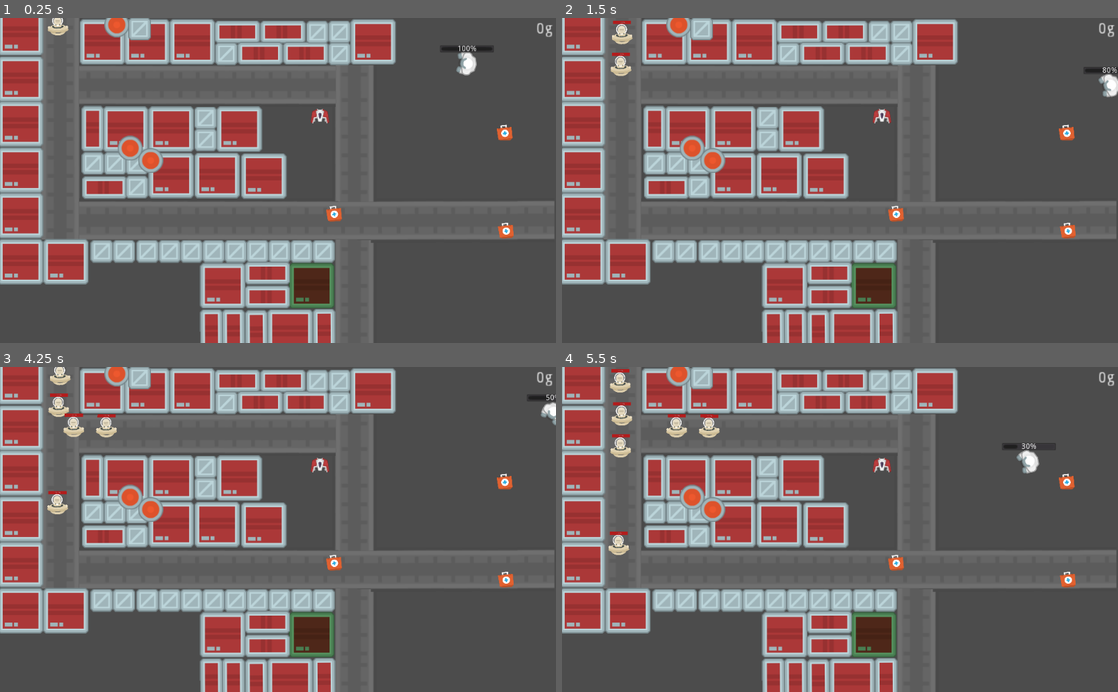
Above: before the commit, frames 1-4 (two rows, left to right).
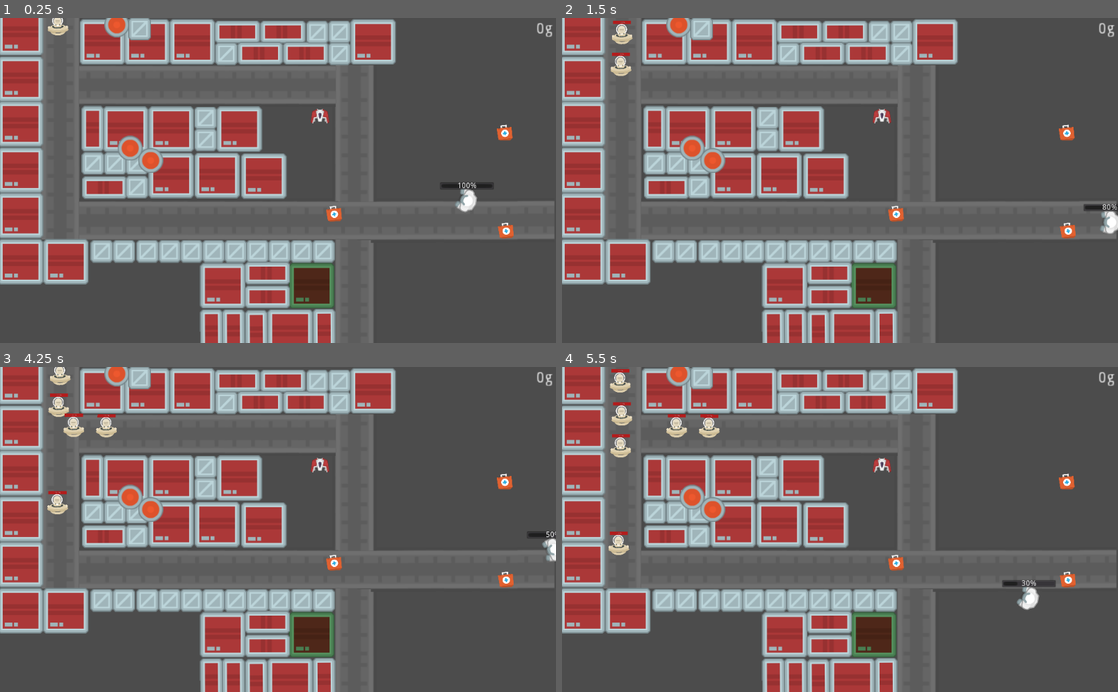
Above: after the commit, the same moments.

Repository: mreil617/OpenGameJam
Game: Godot game, scene res://enemy_mover.tscn
The game is run twice, just before and just after one commit, with the same random seed, the same clock (stepped at 60 frames per second) and the same inputs.
Inputs (mouse positions are in pixels of both pictures, inside the frame that each line leads up to):
- Up to frame 1 (0.25 s): no input
- Up to frame 2 (1.5 s): move the mouse to (884, 115) at 0.52 s; hold D (right) 0.53-1.28 s; click (884, 115) at 0.6 s; move the mouse to (728, 196) at 1.27 s; hold S (backward) from 1.28 s (still down); click (728, 196) at 1.35 s
- Up to frame 3 (4.25 s): move the mouse to (333, 458) at 2.02 s; release S (backward) at 2.03 s; hold D (right) 2.03-2.78 s; click (333, 458) at 2.1 s; move the mouse to (250, 594) at 2.77 s; hold W (forward) 2.78-3.53 s; click (250, 594) at 2.85 s; move the mouse to (444, 578) at 3.52 s; hold A (left) from 3.53 s (still down); click (444, 578) at 3.6 s
- Up to frame 4 (5.5 s): move the mouse to (673, 480) at 4.27 s; click (673, 480) at 4.35 s; move the mouse to (867, 529) at 5.02 s; release A (left) at 5.03 s; hold S (backward) from 5.03 s (still down); click (867, 529) at 5.1 s

The runs differ from the first frame. In frame 1, 0.7% of the frame differs, in the area x 79-89%, y 8-60%; in frame 2, 0.6%; in frame 3, 0.4%; in frame 4, 0.7%.

Commit message:
Gui elements added to temp2. Texture is a button so it should be clickable. Need to change how we make the levels. The blue rect is what people see. Probably need to fix the gold script. TODO: some type of build mode script that allows placing of turrets in range

Diff:
--- a/Scripts/PSpawn.gd
+++ b/Scripts/PSpawn.gd
@@ -9,7 +9,7 @@
 func _ready():
 	playerInst = preload("res://Player.tscn")
 	var player = playerInst.instance()
-	player.get_child(0).set_position(Vector2(self.position.x,self.position.y))
+	player.get_child(0).set_position(Vector2(self.position.x,self.position.y*4))
 	self.add_child(player)
 	pass # Replace with function body.
 
--- /dev/null
+++ b/Temp2.tscn
@@ -0,0 +1,607 @@
+[gd_scene load_steps=21 format=2]
+
+[ext_resource path="res://Assets/spaceStation_003.png" type="Texture" id=1]
+[ext_resource path="res://Assets/spaceBuilding_007.png" type="Texture" id=2]
+[ext_resource path="res://Assets/spaceBuilding_002.png" type="Texture" id=3]
+[ext_resource path="res://Assets/spaceBuilding_006.png" type="Texture" id=4]
+[ext_resource path="res://Assets/spaceBuilding_001.png" type="Texture" id=5]
+[ext_resource path="res://Scripts/spawner.gd" type="Script" id=6]
+[ext_resource path="res://Towers.tscn" type="PackedScene" id=7]
+[ext_resource path="res://Scripts/PSpawn.gd" type="Script" id=8]
+[ext_resource path="res://Scripts/PowerUpSpawner.gd" type="Script" id=9]
+[ext_resource path="res://Assets/coin_11.png" type="Texture" id=10]
+[ext_resource path="res://Assets/Comfortaa-Bold.ttf" type="DynamicFontData" id=11]
+[ext_resource path="res://Scripts/gold.gd" type="Script" id=12]
+[ext_resource path="res://Assets/spaceShips_008.png" type="Texture" id=13]
+
+[sub_resource type="VisualShaderNodeColorConstant" id=1]
+constant = Color( 0.211285, 0.133209, 0.757813, 1 )
+
+[sub_resource type="VisualShader" id=2]
+code = "shader_type spatial;
+
+
+
+void vertex() {
+// Output:0
+
+}
+
+void fragment() {
+// Color:2
+	vec3 n_out2p0;
+	float n_out2p1;
+	n_out2p0 = vec3(0.211285,0.133209,0.757813);
+	n_out2p1 = 1.000000;
+
+// Output:0
+	ALBEDO = n_out2p0;
+
+}
+
+void light() {
+// Output:0
+
+}
+"
+graph_offset = Vector2( 0, -97 )
+nodes/fragment/0/position = Vector2( 560, 40 )
+nodes/fragment/2/node = SubResource( 1 )
+nodes/fragment/2/position = Vector2( 360, 20 )
+nodes/fragment/connections = PoolIntArray( 2, 0, 0, 0 )
+
+[sub_resource type="ShaderMaterial" id=3]
+render_priority = 10
+shader = SubResource( 2 )
+
+[sub_resource type="Curve2D" id=4]
+_data = {
+"points": PoolVector2Array( 0, 0, 0, 0, 106.081, 9.28479, 0, 0, 0, 0, 108.524, 115.578, 0, 0, 0, 0, 103.637, 359.93, 0, 0, 0, 0, 644.877, 369.704, 0, 0, 0, 0, 1013.85, 367.26 )
+}
+
+[sub_resource type="Curve2D" id=5]
+_data = {
+"points": PoolVector2Array( 0, 0, 0, 0, 110.329, 10.4944, 0, 0, 0, 0, 109.669, 120.086, 0, 0, 0, 0, 648.384, 125.368, 0, 0, 0, 0, 649.044, 370.298, 0, 0, 0, 0, 652.345, 594.763 )
+}
+
+[sub_resource type="DynamicFont" id=6]
+size = 50
+font_data = ExtResource( 11 )
+
+[sub_resource type="DynamicFont" id=7]
+size = 35
+font_data = ExtResource( 11 )
+
+[node name="Root" type="Node2D"]
+position = Vector2( 122.596, 284.208 )
+
+[node name="Map" type="Node" parent="."]
+editor/display_folded = true
+
+[node name="Paths" type="Node" parent="Map"]
+editor/display_folded = true
+
+[node name="Sprite" type="Sprite" parent="Map/Paths"]
+position = Vector2( 110.923, 34.6952 )
+rotation = 1.57219
+scale = Vector2( 1.7173, 2.92146 )
+texture = ExtResource( 1 )
+
+[node name="PathNS2" type="Sprite" parent="Map/Paths"]
+position = Vector2( 110.923, 103.215 )
+rotation = 1.57219
+scale = Vector2( 1.7173, 2.92146 )
+texture = ExtResource( 1 )
+
+[node name="PathNS9" type="Sprite" parent="Map/Paths"]
+position = Vector2( 652.782, 121.53 )
+rotation = 1.57219
+scale = Vector2( 1.7173, 2.92146 )
+texture = ExtResource( 1 )
+
+[node name="PathNS13" type="Sprite" parent="Map/Paths"]
+position = Vector2( 652.782, 333.731 )
+rotation = 1.57219
+scale = Vector2( 1.7173, 2.92146 )
+texture = ExtResource( 1 )
+
+[node name="PathNS3" type="Sprite" parent="Map/Paths"]
+position = Vector2( 110.923, 171.208 )
+rotation = 1.57219
+scale = Vector2( 1.7173, 2.92146 )
+texture = ExtResource( 1 )
+
+[node name="PathNS10" type="Sprite" parent="Map/Paths"]
+position = Vector2( 652.782, 168.58 )
+rotation = 1.57219
+scale = Vector2( 1.7173, 2.92146 )
+texture = ExtResource( 1 )
+
+[node name="PathNS11" type="Sprite" parent="Map/Paths"]
+position = Vector2( 652.782, 380.78 )
+rotation = 1.57219
+scale = Vector2( 1.7173, 2.92146 )
+texture = ExtResource( 1 )
+
+[node name="PathNS4" type="Sprite" parent="Map/Paths"]
+position = Vector2( 110.923, 240.409 )
+rotation = 1.57219
+scale = Vector2( 1.7173, 2.92146 )
+texture = ExtResource( 1 )
+
+[node name="PathNS7" type="Sprite" parent="Map/Paths"]
+position = Vector2( 652.782, 236.248 )
+rotation = 1.57219
+scale = Vector2( 1.7173, 2.92146 )
+texture = ExtResource( 1 )
+
+[node name="PathNS5" type="Sprite" parent="Map/Paths"]
+position = Vector2( 110.923, 308.773 )
+rotation = 1.57219
+scale = Vector2( 1.7173, 2.92146 )
+texture = ExtResource( 1 )
+
+[node name="PathNS6" type="Sprite" parent="Map/Paths"]
+position = Vector2( 110.923, 374.931 )
+rotation = 1.57219
+scale = Vector2( 1.7173, 2.92146 )
+texture = ExtResource( 1 )
+
+[node name="PathEW" type="Sprite" parent="Map/Paths"]
+position = Vector2( 180.161, 373.995 )
+rotation = 3.13789
+scale = Vector2( 1.7173, 2.92146 )
+texture = ExtResource( 1 )
+
+[node name="PathEW2" type="Sprite" parent="Map/Paths"]
+position = Vector2( 246.135, 373.995 )
+rotation = 3.13789
+scale = Vector2( 1.7173, 2.92146 )
+texture = ExtResource( 1 )
+
+[node name="PathNS14" type="Sprite" parent="Map/Paths"]
+position = Vector2( 652.782, 511.786 )
+rotation = 1.57219
+scale = Vector2( 1.7173, 2.92146 )
+texture = ExtResource( 1 )
+
+[node name="PathNS15" type="Sprite" parent="Map/Paths"]
+position = Vector2( 652.782, 567.257 )
+rotation = 1.57219
+scale = Vector2( 1.7173, 2.92146 )
+texture = ExtResource( 1 )
+
+[node name="PathEW7" type="Sprite" parent="Map/Paths"]
+position = Vector2( 514.753, 373.995 )
+rotation = 3.13789
+scale = Vector2( 1.7173, 2.92146 )
+texture = ExtResource( 1 )
+
+[node name="PathEW22" type="Sprite" parent="Map/Paths"]
+position = Vector2( 784.589, 373.667 )
+rotation = 3.13789
+scale = Vector2( 1.7173, 2.92146 )
+texture = ExtResource( 1 )
+
+[node name="PathEW15" type="Sprite" parent="Map/Paths"]
+position = Vector2( 381.502, 123.374 )
+rotation = 3.13789
+scale = Vector2( 1.7173, 2.92146 )
+texture = ExtResource( 1 )
+
+[node name="PathEW3" type="Sprite" parent="Map/Paths"]
+position = Vector2( 313.332, 373.995 )
+rotation = 3.13789
+scale = Vector2( 1.7173, 2.92146 )
+texture = ExtResource( 1 )
+
+[node name="PathEW10" type="Sprite" parent="Map/Paths"]
+position = Vector2( 180.081, 123.374 )
+rotation = 3.13789
+scale = Vector2( 1.7173, 2.92146 )
+texture = ExtResource( 1 )
+
+[node name="PathEW6" type="Sprite" parent="Map/Paths"]
+position = Vector2( 581.95, 373.995 )
+rotation = 3.13789
+scale = Vector2( 1.7173, 2.92146 )
+texture = ExtResource( 1 )
+
+[node name="PathEW23" type="Sprite" parent="Map/Paths"]
+position = Vector2( 851.786, 373.667 )
+rotation = 3.13789
+scale = Vector2( 1.7173, 2.92146 )
+texture = ExtResource( 1 )
+
+[node name="PathEW13" type="Sprite" parent="Map/Paths"]
+position = Vector2( 448.698, 123.374 )
+rotation = 3.13789
+scale = Vector2( 1.7173, 2.92146 )
+texture = ExtResource( 1 )
+
+[node name="PathEW4" type="Sprite" parent="Map/Paths"]
+position = Vector2( 380.239, 373.995 )
+rotation = 3.13789
+scale = Vector2( 1.7173, 2.92146 )
+texture = ExtResource( 1 )
+
+[node name="PathEW11" type="Sprite" parent="Map/Paths"]
+position = Vector2( 246.988, 123.374 )
+rotation = 3.13789
+scale = Vector2( 1.7173, 2.92146 )
+texture = ExtResource( 1 )
+
+[node name="PathEW16" type="Sprite" parent="Map/Paths"]
+position = Vector2( 515.605, 123.374 )
+rotation = 3.13789
+scale = Vector2( 1.7173, 2.92146 )
+texture = ExtResource( 1 )
+
+[node name="PathEW5" type="Sprite" parent="Map/Paths"]
+position = Vector2( 448.364, 373.995 )
+rotation = 3.13789
+scale = Vector2( 1.7173, 2.92146 )
+texture = ExtResource( 1 )
+
+[node name="PathEW17" type="Sprite" parent="Map/Paths"]
+position = Vector2( 986.523, 372.965 )
+rotation = 3.13789
+scale = Vector2( 1.7173, 2.92146 )
+texture = ExtResource( 1 )
+
+[node name="PathEW8" type="Sprite" parent="Map/Paths"]
+position = Vector2( 648.856, 373.995 )
+rotation = 3.13789
+scale = Vector2( 1.7173, 2.92146 )
+texture = ExtResource( 1 )
+
+[node name="PathEW24" type="Sprite" parent="Map/Paths"]
+position = Vector2( 918.692, 373.667 )
+rotation = 3.13789
+scale = Vector2( 1.7173, 2.92146 )
+texture = ExtResource( 1 )
+
+[node name="PathNS12" type="Sprite" parent="Map/Paths"]
+position = Vector2( 652.782, 443.838 )
+rotation = 1.57219
+scale = Vector2( 1.7173, 2.92146 )
+texture = ExtResource( 1 )
+
+[node name="PathEW12" type="Sprite" parent="Map/Paths"]
+position = Vector2( 315.113, 123.374 )
+rotation = 3.13789
+scale = Vector2( 1.7173, 2.92146 )
+texture = ExtResource( 1 )
+
+[node name="PathEW9" type="Sprite" parent="Map/Paths"]
+position = Vector2( 716.982, 373.995 )
+rotation = 3.13789
+scale = Vector2( 1.7173, 2.92146 )
+texture = ExtResource( 1 )
+
+[node name="PathNS8" type="Sprite" parent="Map/Paths"]
+position = Vector2( 652.782, 304.196 )
+rotation = 1.57219
+scale = Vector2( 1.7173, 2.92146 )
+texture = ExtResource( 1 )
+
+[node name="PathEW14" type="Sprite" parent="Map/Paths"]
+position = Vector2( 583.73, 123.374 )
+rotation = 3.13789
+scale = Vector2( 1.7173, 2.92146 )
+texture = ExtResource( 1 )
+
+[node name="Scenery" type="Node" parent="Map"]
+editor/display_folded = true
+
+[node name="redwall" type="Sprite" parent="Map/Scenery"]
+position = Vector2( 188.551, 44.1055 )
+texture = ExtResource( 2 )
+
+[node name="redwall3" type="Sprite" parent="Map/Scenery"]
+position = Vector2( 354.126, 44.1055 )
+texture = ExtResource( 2 )
+
+[node name="redwall7" type="Sprite" parent="Map/Scenery"]
+position = Vector2( 485.756, 291.793 )
+texture = ExtResource( 2 )
+
+[node name="redwall18" type="Sprite" parent="Map/Scenery"]
+modulate = Color( 0.764706, 0.764706, 0.8, 1 )
+self_modulate = Color( 0.6, 0.909804, 0.54902, 1 )
+material = SubResource( 3 )
+position = Vector2( 574.104, 494.428 )
+texture = ExtResource( 2 )
+
+[node name="redwall20" type="Sprite" parent="Map/Scenery"]
+position = Vector2( 534.388, 579.535 )
+texture = ExtResource( 2 )
+
+[node name="redwall19" type="Sprite" parent="Map/Scenery"]
+position = Vector2( 410.375, 494.428 )
+texture = ExtResource( 2 )
+
+[node name="redwall10" type="Sprite" parent="Map/Scenery"]
+position = Vector2( 687.159, 44.1055 )
+texture = ExtResource( 2 )
+
+[node name="redwall4" type="Sprite" parent="Map/Scenery"]
+position = Vector2( 231.199, 205.291 )
+texture = ExtResource( 2 )
+
+[node name="redwall5" type="Sprite" parent="Map/Scenery"]
+position = Vector2( 315.241, 205.291 )
+texture = ExtResource( 2 )
+
+[node name="redwall11" type="Sprite" parent="Map/Scenery"]
+position = Vector2( 37.841, 27.3732 )
+texture = ExtResource( 2 )
+
+[node name="redwall13" type="Sprite" parent="Map/Scenery"]
+position = Vector2( 37.841, 195.55 )
+texture = ExtResource( 2 )
+
+[node name="redwall15" type="Sprite" parent="Map/Scenery"]
+position = Vector2( 37.841, 364.722 )
+texture = ExtResource( 2 )
+
+[node name="redwall8" type="Sprite" parent="Map/Scenery"]
+position = Vector2( 440.562, 205.291 )
+texture = ExtResource( 2 )
+
+[node name="redwall6" type="Sprite" parent="Map/Scenery"]
+position = Vector2( 315.241, 290.587 )
+texture = ExtResource( 2 )
+
+[node name="redwall12" type="Sprite" parent="Map/Scenery"]
+position = Vector2( 37.841, 112.67 )
+texture = ExtResource( 2 )
+
+[node name="redwall14" type="Sprite" parent="Map/Scenery"]
+position = Vector2( 37.841, 280.847 )
+texture = ExtResource( 2 )
+
+[node name="redwall16" type="Sprite" parent="Map/Scenery"]
+position = Vector2( 38.6555, 448.39 )
+texture = ExtResource( 2 )
+
+[node name="redwall17" type="Sprite" parent="Map/Scenery"]
+position = Vector2( 121.327, 450.019 )
+texture = ExtResource( 2 )
+
+[node name="redwall9" type="Sprite" parent="Map/Scenery"]
+position = Vector2( 399.911, 290.587 )
+texture = ExtResource( 2 )
+
+[node name="redwall2" type="Sprite" parent="Map/Scenery"]
+position = Vector2( 270.712, 44.1055 )
+texture = ExtResource( 2 )
+
+[node name="smredwall" type="Sprite" parent="Map/Scenery"]
+position = Vector2( 170.593, 204.461 )
+texture = ExtResource( 3 )
+
+[node name="smredwall2" type="Sprite" parent="Map/Scenery"]
+position = Vector2( 192.544, 312.963 )
+rotation = -1.57267
+texture = ExtResource( 3 )
+
+[node name="smredwall7" type="Sprite" parent="Map/Scenery"]
+position = Vector2( 492.444, 471.018 )
+rotation = -1.57267
+texture = ExtResource( 3 )
+
+[node name="smredwall8" type="Sprite" parent="Map/Scenery"]
+position = Vector2( 492.444, 514.787 )
+rotation = -1.57267
+texture = ExtResource( 3 )
+
+[node name="smredwall9" type="Sprite" parent="Map/Scenery"]
+position = Vector2( 389.505, 579.63 )
+rotation = -0.00648975
+texture = ExtResource( 3 )
+
+[node name="smredwall10" type="Sprite" parent="Map/Scenery"]
+position = Vector2( 430.032, 579.63 )
+rotation = -0.00648975
+texture = ExtResource( 3 )
+
+[node name="smredwall11" type="Sprite" parent="Map/Scenery"]
+position = Vector2( 472.18, 581.252 )
+rotation = -0.00648975
+texture = ExtResource( 3 )
+
+[node name="smredwall12" type="Sprite" parent="Map/Scenery"]
+position = Vector2( 597.004, 578.82 )
+rotation = -0.00648975
+texture = ExtResource( 3 )
+
+[node name="smredwall3" type="Sprite" parent="Map/Scenery"]
+position = Vector2( 521.187, 25.7144 )
+rotation = -1.57267
+texture = ExtResource( 3 )
+
+[node name="smredwall5" type="Sprite" parent="Map/Scenery"]
+position = Vector2( 437.048, 25.7144 )
+rotation = -1.57267
+texture = ExtResource( 3 )
+
+[node name="smredwall4" type="Sprite" parent="Map/Scenery"]
+position = Vector2( 563.207, 65.2267 )
+rotation = -1.57267
+texture = ExtResource( 3 )
+
+[node name="smredwall6" type="Sprite" parent="Map/Scenery"]
+position = Vector2( 479.069, 65.2267 )
+rotation = -1.57267
+texture = ExtResource( 3 )
+
+[node name="ojcircle" type="Sprite" parent="Map/Scenery"]
+position = Vector2( 215.123, 12.5436 )
+texture = ExtResource( 4 )
+
+[node name="silverbox" type="Sprite" parent="Map/Scenery"]
+position = Vector2( 257.144, 20.0698 )
+texture = ExtResource( 5 )
+
+[node name="silverbox2" type="Sprite" parent="Map/Scenery"]
+position = Vector2( 171.22, 268.433 )
+texture = ExtResource( 5 )
+
+[node name="silverbox12" type="Sprite" parent="Map/Scenery"]
+position = Vector2( 271.727, 430.541 )
+texture = ExtResource( 5 )
+
+[node name="silverbox21" type="Sprite" parent="Map/Scenery"]
+position = Vector2( 187.431, 430.541 )
+texture = ExtResource( 5 )
+
+[node name="silverbox15" type="Sprite" parent="Map/Scenery"]
+position = Vector2( 393.308, 430.541 )
+texture = ExtResource( 5 )
+
+[node name="silverbox18" type="Sprite" parent="Map/Scenery"]
+position = Vector2( 514.889, 430.541 )
+texture = ExtResource( 5 )
+
+[node name="silverbox6" type="Sprite" parent="Map/Scenery"]
+position = Vector2( 584.532, 26.3416 )
+texture = ExtResource( 5 )
+
+[node name="silverbox3" type="Sprite" parent="Map/Scenery"]
+position = Vector2( 211.987, 268.433 )
+texture = ExtResource( 5 )
+
+[node name="silverbox13" type="Sprite" parent="Map/Scenery"]
+position = Vector2( 312.494, 430.541 )
+texture = ExtResource( 5 )
+
+[node name="silverbox22" type="Sprite" parent="Map/Scenery"]
+position = Vector2( 228.198, 430.541 )
+texture = ExtResource( 5 )
+
+[node name="silverbox16" type="Sprite" parent="Map/Scenery"]
+position = Vector2( 434.075, 430.541 )
+texture = ExtResource( 5 )
+
+[node name="silverbox20" type="Sprite" parent="Map/Scenery"]
+position = Vector2( 555.656, 430.541 )
+texture = ExtResource( 5 )
+
+[node name="silverbox7" type="Sprite" parent="Map/Scenery"]
+position = Vector2( 416.979, 65.854 )
+texture = ExtResource( 5 )
+
+[node name="silverbox4" type="Sprite" parent="Map/Scenery"]
+position = Vector2( 252.126, 268.433 )
+texture = ExtResource( 5 )
+
+[node name="silverbox14" type="Sprite" parent="Map/Scenery"]
+position = Vector2( 352.633, 430.541 )
+texture = ExtResource( 5 )
+
+[node name="silverbox17" type="Sprite" parent="Map/Scenery"]
+position = Vector2( 474.214, 430.541 )
+texture = ExtResource( 5 )
+
+[node name="silverbox19" type="Sprite" parent="Map/Scenery"]
+position = Vector2( 595.795, 430.541 )
+texture = ExtResource( 5 )
+
+[node name="silverbox8" type="Sprite" parent="Map/Scenery"]
+position = Vector2( 625.298, 25.7144 )
+texture = ExtResource( 5 )
+
+[node name="silverbox10" type="Sprite" parent="Map/Scenery"]
+position = Vector2( 378.556, 184.537 )
+texture = ExtResource( 5 )
+
+[node name="silverbox5" type="Sprite" parent="Map/Scenery"]
+position = Vector2( 252.126, 312.336 )
+texture = ExtResource( 5 )
+
+[node name="silverbox9" type="Sprite" parent="Map/Scenery"]
+position = Vector2( 625.299, 65.8539 )
+texture = ExtResource( 5 )
+
+[node name="silverbox11" type="Sprite" parent="Map/Scenery"]
+position = Vector2( 378.556, 224.677 )
+texture = ExtResource( 5 )
+
+[node name="ojcircle2" type="Sprite" parent="Map/Scenery"]
+position = Vector2( 239.702, 240.379 )
+texture = ExtResource( 4 )
+
+[node name="ojcircle3" type="Sprite" parent="Map/Scenery"]
+position = Vector2( 277.517, 263.068 )
+texture = ExtResource( 4 )
+
+[node name="Paths" type="Node" parent="."]
+editor/display_folded = true
+
+[node name="Spawner" type="Node" parent="Paths"]
+script = ExtResource( 6 )
+
+[node name="Path1" type="Path2D" parent="Paths"]
+curve = SubResource( 4 )
+
+[node name="Path2" type="Path2D" parent="Paths"]
+curve = SubResource( 5 )
+
+[node name="Towers" parent="." instance=ExtResource( 7 )]
+
+[node name="PSpawn" type="Node2D" parent="."]
+position = Vector2( 851.826, 87.5168 )
+script = ExtResource( 8 )
+
+[node name="PowerUpSpawner" type="Node" parent="."]
+script = ExtResource( 9 )
+
+[node name="UI" type="Node" parent="."]
+
+[node name="VBoxContainer" type="VBoxContainer" parent="UI"]
+margin_left = 4.57159
+margin_top = 493.462
+margin_right = 277.572
+margin_bottom = 621.462
+rect_scale = Vector2( 0.5, 0.5 )
+
+[node name="HBoxContainer" type="HBoxContainer" parent="UI/VBoxContainer"]
+margin_right = 273.0
+margin_bottom = 128.0
+
+[node name="TextureRect" type="TextureRect" parent="UI/VBoxContainer/HBoxContainer"]
+margin_right = 128.0
+margin_bottom = 128.0
+texture = ExtResource( 10 )
+
+[node name="Gold" type="Label" parent="UI/VBoxContainer/HBoxContainer"]
+margin_left = 132.0
+margin_top = 35.0
+margin_right = 273.0
+margin_bottom = 92.0
+custom_fonts/font = SubResource( 6 )
+text = "1000g"
+align = 2
+valign = 1
+script = ExtResource( 12 )
+
+[node name="VBoxContainer2" type="VBoxContainer" parent="UI"]
+margin_left = 692.704
+margin_top = 410.97
+margin_right = 792.704
+margin_bottom = 492.97
+rect_scale = Vector2( 0.5, 0.5 )
+
+[node name="TextureButton" type="TextureButton" parent="UI/VBoxContainer2"]
+margin_right = 141.0
+margin_bottom = 82.0
+texture_normal = ExtResource( 13 )
+stretch_mode = 3
+
+[node name="Label" type="Label" parent="UI/VBoxContainer2"]
+margin_top = 86.0
+margin_right = 141.0
+margin_bottom = 126.0
+custom_fonts/font = SubResource( 7 )
+text = "Turret1 "
--- /dev/null
+++ b/Towers.tscn
@@ -0,0 +1,54 @@
+[gd_scene load_steps=6 format=2]
+
+[ext_resource path="res://Scripts/Tower1.gd" type="Script" id=1]
+[ext_resource path="res://Assets/spaceShips_008.png" type="Texture" id=2]
+
+[sub_resource type="CircleShape2D" id=6]
+radius = 100.0
+
+[sub_resource type="CircleShape2D" id=7]
+radius = 15.0
+
+[sub_resource type="CircleShape2D" id=8]
+radius = 15.0
+
+[node name="Towers" type="Node"]
+
+[node name="Tower1" type="Node" parent="."]
+script = ExtResource( 1 )
+
+[node name="RangeArea" type="Area2D" parent="Tower1"]
+editor/display_folded = true
+position = Vector2( 589.118, 183.104 )
+
+[node name="CollisionShape2D" type="CollisionShape2D" parent="Tower1/RangeArea"]
+shape = SubResource( 6 )
+
+[node name="KinematicBody2D" type="KinematicBody2D" parent="Tower1"]
+editor/display_folded = true
+position = Vector2( 590.794, 182.266 )
+collision_layer = 0
+collision_mask = 0
+
+[node name="Sprite" type="Sprite" parent="Tower1/KinematicBody2D"]
+position = Vector2( -1.51703, -1.974 )
+scale = Vector2( 0.349644, 0.349644 )
+texture = ExtResource( 2 )
+
+[node name="CollisionShape2D" type="CollisionShape2D" parent="Tower1/KinematicBody2D"]
+position = Vector2( -1.64819, 0 )
+scale = Vector2( 1.16, 1.16 )
+shape = SubResource( 7 )
+
+[node name="HoverArea" type="Area2D" parent="Tower1"]
+editor/display_folded = true
+position = Vector2( 590.794, 182.266 )
+
+[node name="CollisionShape2D" type="CollisionShape2D" parent="Tower1/HoverArea"]
+position = Vector2( -1.92, 0 )
+scale = Vector2( 1.2, 1.2 )
+shape = SubResource( 8 )
+[connection signal="body_entered" from="Tower1/RangeArea" to="Tower1" method="_on_Area2D_body_entered"]
+[connection signal="body_exited" from="Tower1/RangeArea" to="Tower1" method="_on_Area2D_body_exited"]
+[connection signal="mouse_entered" from="Tower1/HoverArea" to="Tower1" method="_on_HoverArea_mouse_entered"]
+[connection signal="mouse_exited" from="Tower1/HoverArea" to="Tower1" method="_on_HoverArea_mouse_exited"]
